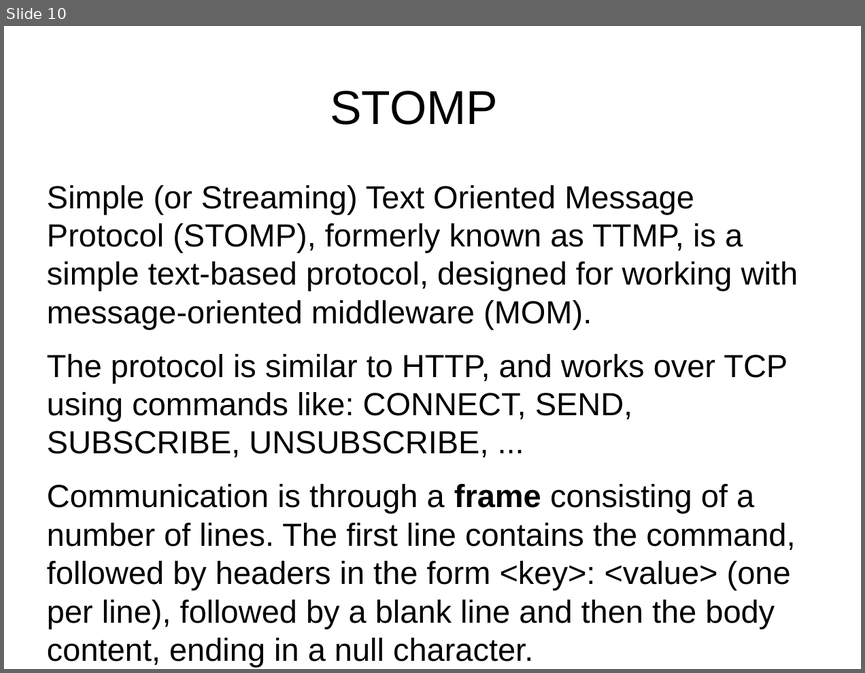
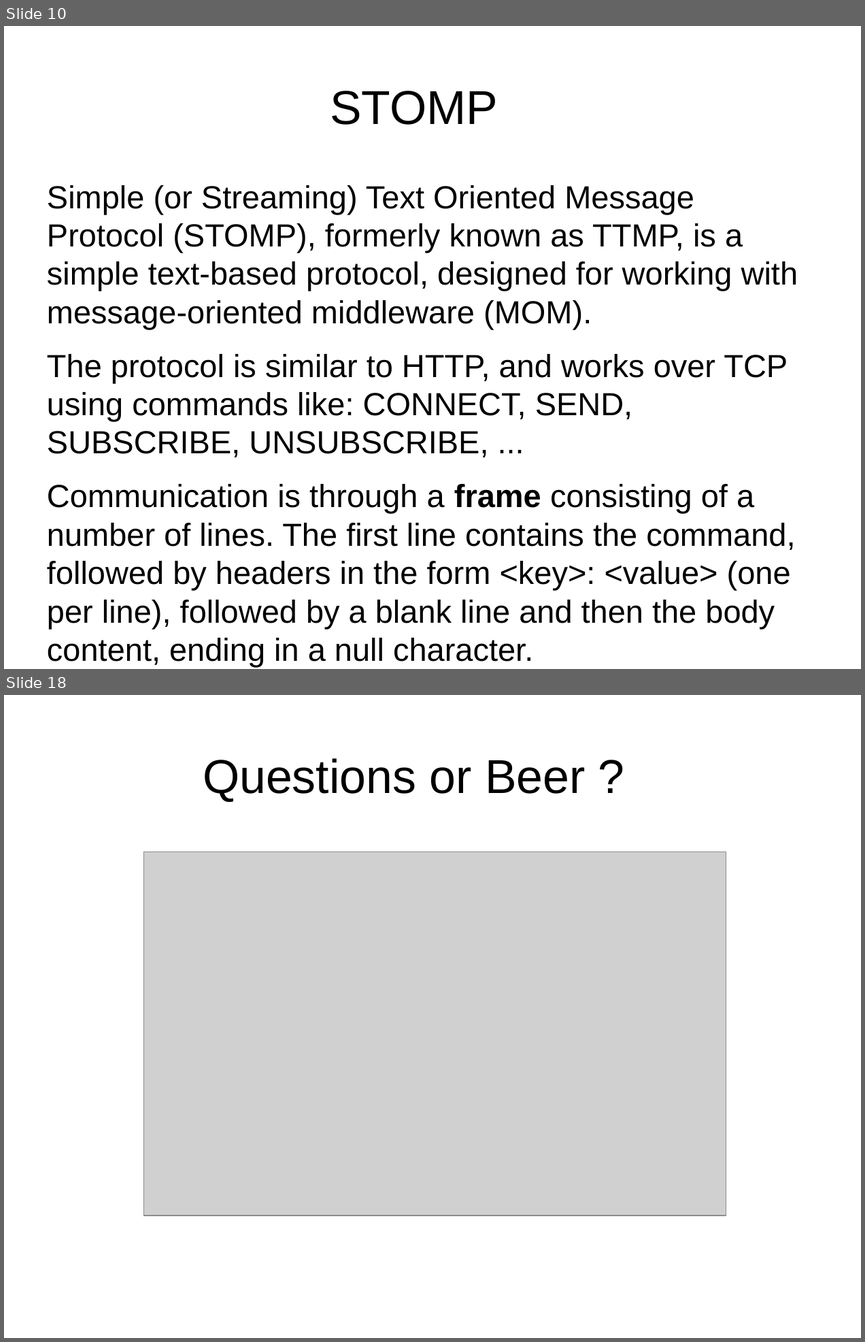
Before and after one commit to Tinvention/Training-websocket-with-spring, a slide deck: websocket-with-spring.odp. Shown one above the other, each under a label of ours: slide 10 before the commit, slides 10 and 18 after it; the slides between them are not shown. The pictures are 865x673 and 865x1342 pixels, drawn with LibreOffice and Linux fonts; fonts in the diff are those of the drawing; grey boxes stand for pictures; background and template pictures are left out. Boxes give left, top, right and bottom in pixels: in the first picture for what was removed or moved away, otherwise in the second. Text is boxed around its words. In the diff, an @@ line names an element or a change of style, - is before the commit and + after.

```diff
--- a/websocket-with-spring.odp
+++ b/websocket-with-spring.odp
@@ slide 18 added at [4, 695, 861, 1338], background #FFFFFF @@
@@ title added at [203, 758, 585, 802], 44 pt, text #000000 @@
+Questions or Beer ?
@@ picture added at [144, 852, 726, 1215] @@
```
Also in this commit, not shown: 3 slides changed, 8 other slides added, 3 slides removed, 4 other files.
